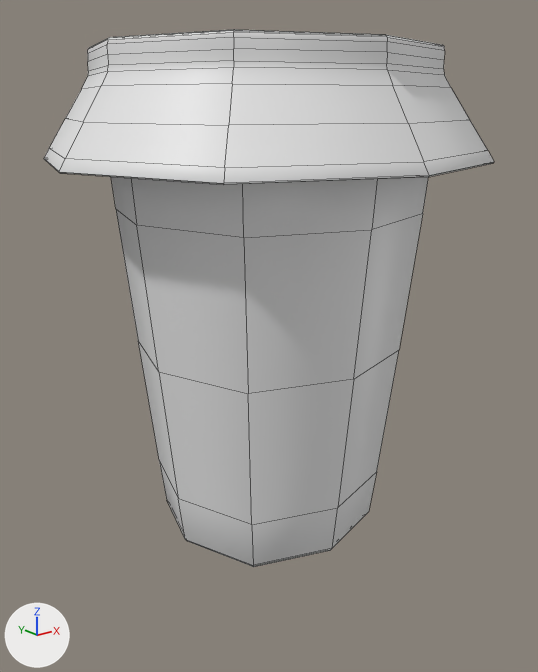
Two versions of the FBX model GoodNightMrBunny_v0.2/Assets/Art/3D/ModelosInteractuablesBotePlastiV2_2.fbx, one commit apart.
One viewpoint serves both versions: a 50 mm camera at (4.16, -11.64, 1.99) aimed at (6.22, -9.06, 0.96). The lights are fixed; the arrows at lower left show +X, +Y and +Z. Mesh edges are drawn as thin lines. Where no turn or scale is listed for an object, it has been applied to the vertices.

Objects in the first picture: 'BoteV2', 'TapaV2'.
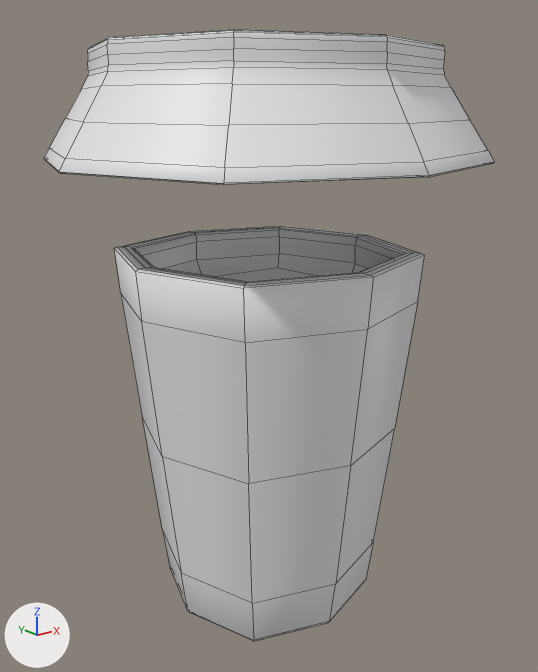
The newer file is also turned or shifted as a whole; pictures and numbers use the older file's frame.

Changed parts and their boxes (x1, y1, x2, y2) in the pictures (538 x 672 px):
```json
{"object": "BoteV2", "change": "mesh moved", "before": [111, 177, 428, 567], "after": [114, 226, 425, 642]}
```

Edits to the scene script, one JSON object a line:
```json
{"block": "me_mesh_026", "where": "me_mesh_026.from_pydata(...)  # 122 vertices, 120 faces; spans x 0.04..1.34, y -0.69..0.61, z 0.0..1.7"}
{"block": "me_mesh_026", "where": "# used by ob_botev2; location = (5.497, -9.035, 0.06)"}
{"block": "me_mesh_026", "change": "me_mesh_026 part 1: the whole mesh is moved by (0.0, 0.0, -0.39)"}
```
